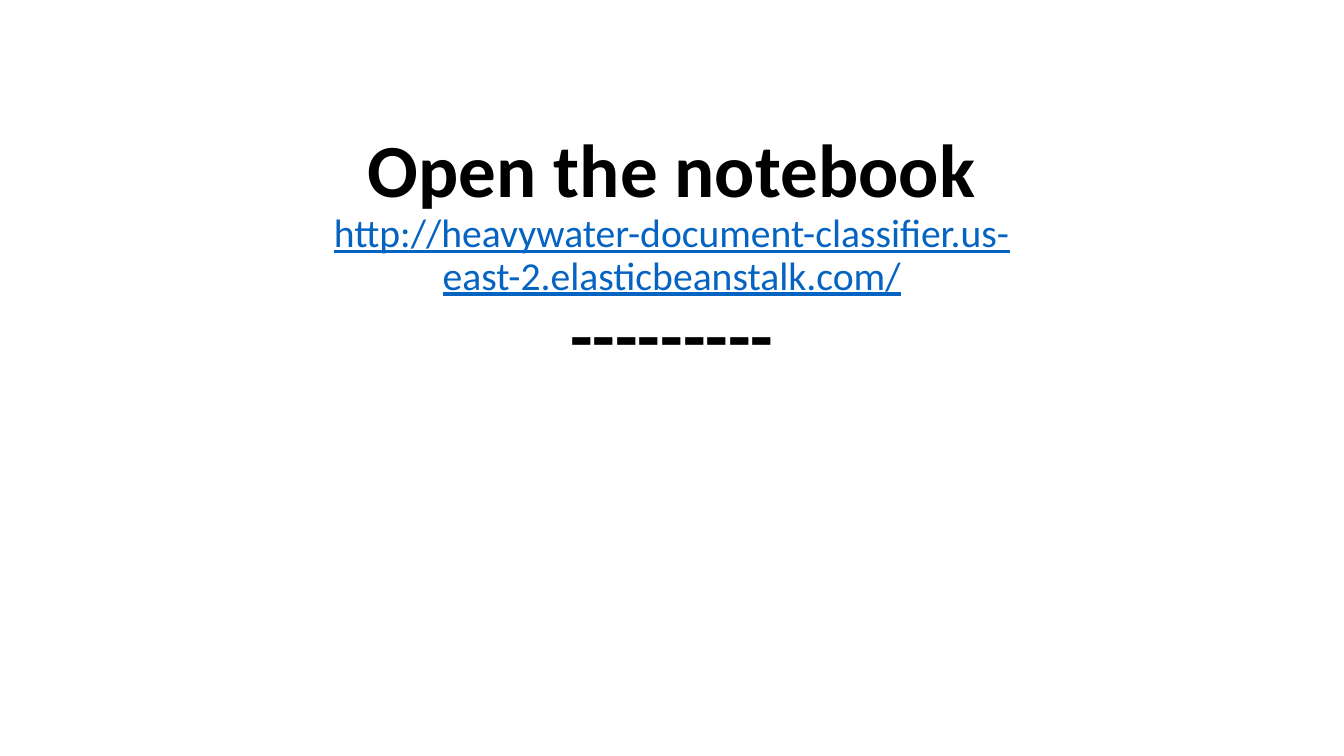
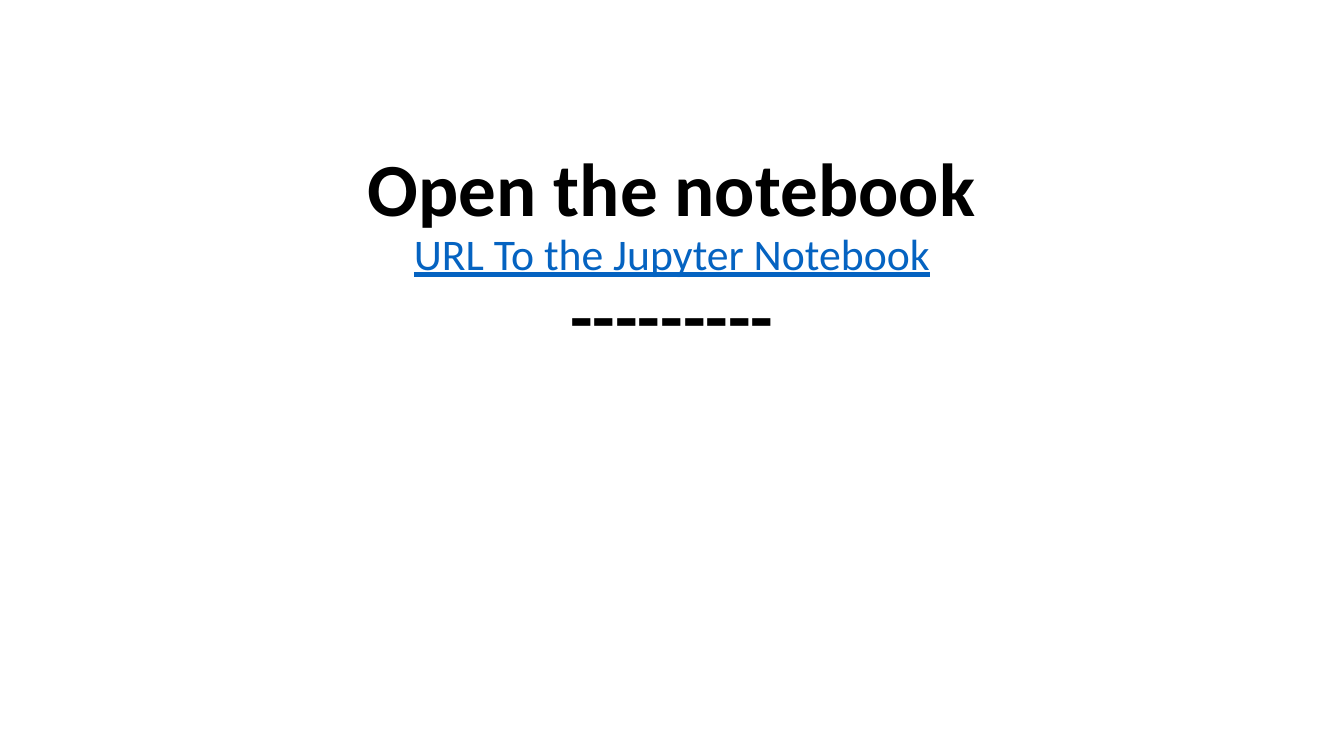
Before and after one commit to amanj0214/Document-Classification, a slide deck: slide 5 of Presentation Demo.pptx. Drawn at 1344x756 pixels with LibreOffice and Linux fonts; fonts in the diff are those of the drawing. Boxes give left, top, right and bottom in pixels: in the first picture for what was removed or moved away, otherwise in the second. Text is boxed around its words. In the diff, an @@ line names an element or a change of style, - is before the commit and + after.

```diff
--- a/Presentation Demo.pptx
+++ b/Presentation Demo.pptx
@@ text at [414, 239, 930, 277]: text changed; size 28.3 to 31.2 pt @@
-http://heavywater-document-classifier.us-east-2.elasticbeanstalk.com/
----------
+URL To the Jupyter Notebook
+---------
```
Also in this commit, not shown: 3 other files.
